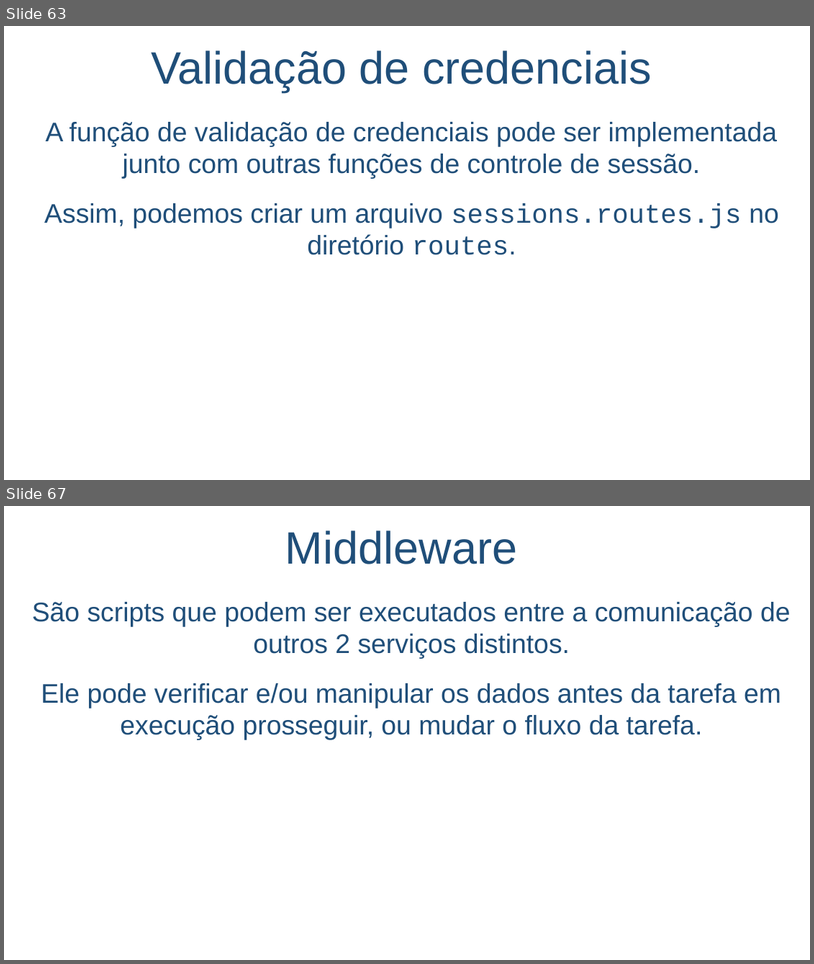
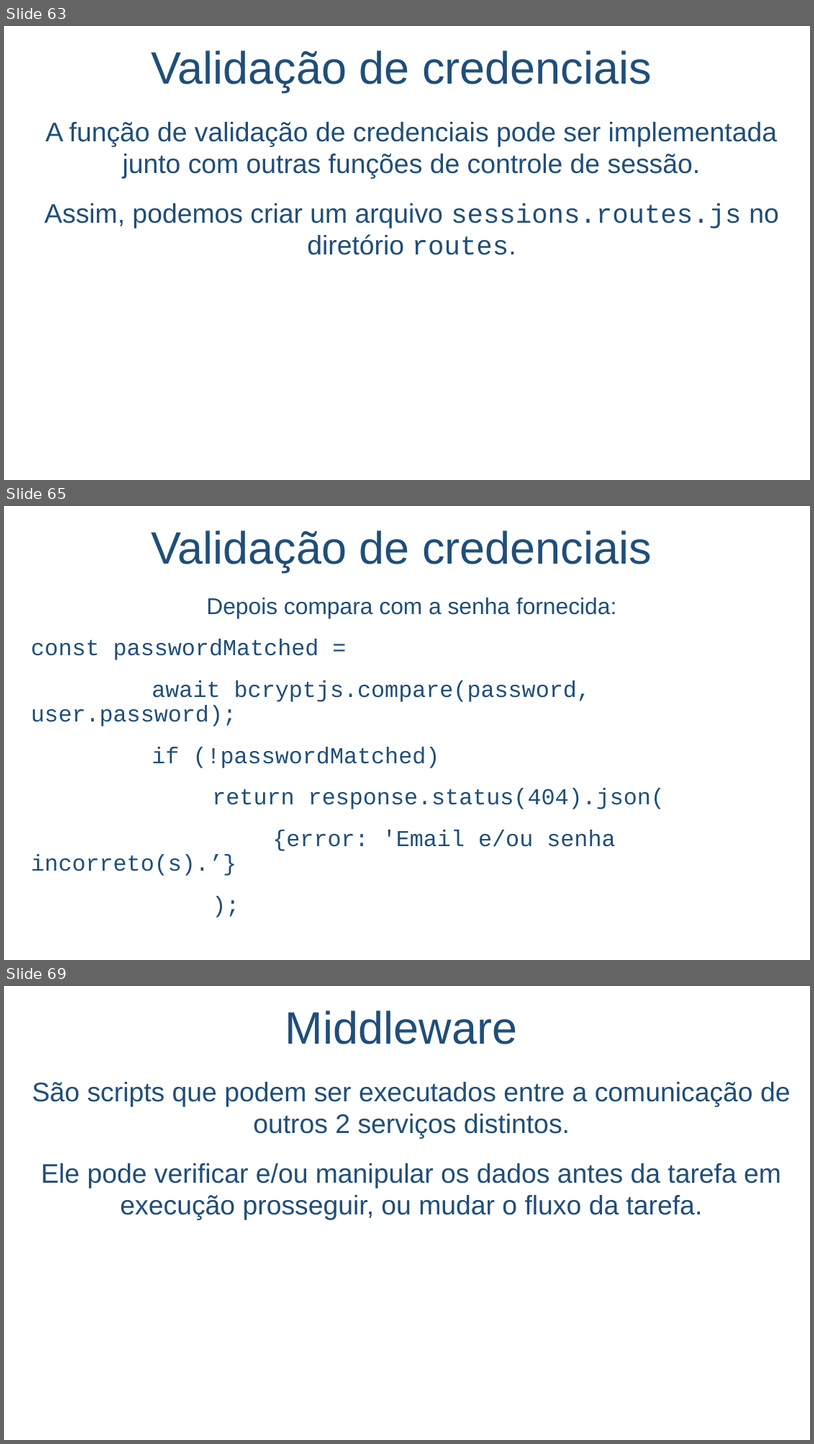
Before and after one commit to salmo-jr/public-slides, a slide deck: node-js.pptx. Shown one above the other, each under a label of ours: slides 63 and 67 before the commit, slides 63, 65 and 69 after it; the slides between them are not shown. The pictures are 814x964 and 814x1444 pixels, drawn with LibreOffice and Linux fonts; fonts in the diff are those of the drawing; background and template pictures are left out. Boxes give left, top, right and bottom in pixels: in the first picture for what was removed or moved away, otherwise in the second. Text is boxed around its words. In the diff, an @@ line names an element or a change of style, - is before the commit and + after.

```diff
--- a/node-js.pptx
+++ b/node-js.pptx
@@ slide 65 added at [4,506,810,960], background picture (left out) @@
@@ text added at [151,530,652,572], 54 pt, text #1F4E79 @@
+Validação de credenciais
@@ text added at [31,597,665,851], 27.2 pt, text #1F4E79 @@
+Depois compara com a senha fornecida:
+const passwordMatched =
+await bcryptjs.compare(password, user.password);
+if (!passwordMatched)
+return response.status(404).json(
+{error: 'Email e/ou senha incorreto(s).’}
+);
@@ what was slide 67 is now slide 69 @@
```
Also in this commit, not shown: 2 slides changed, 6 other slides added, 1 slide removed.
